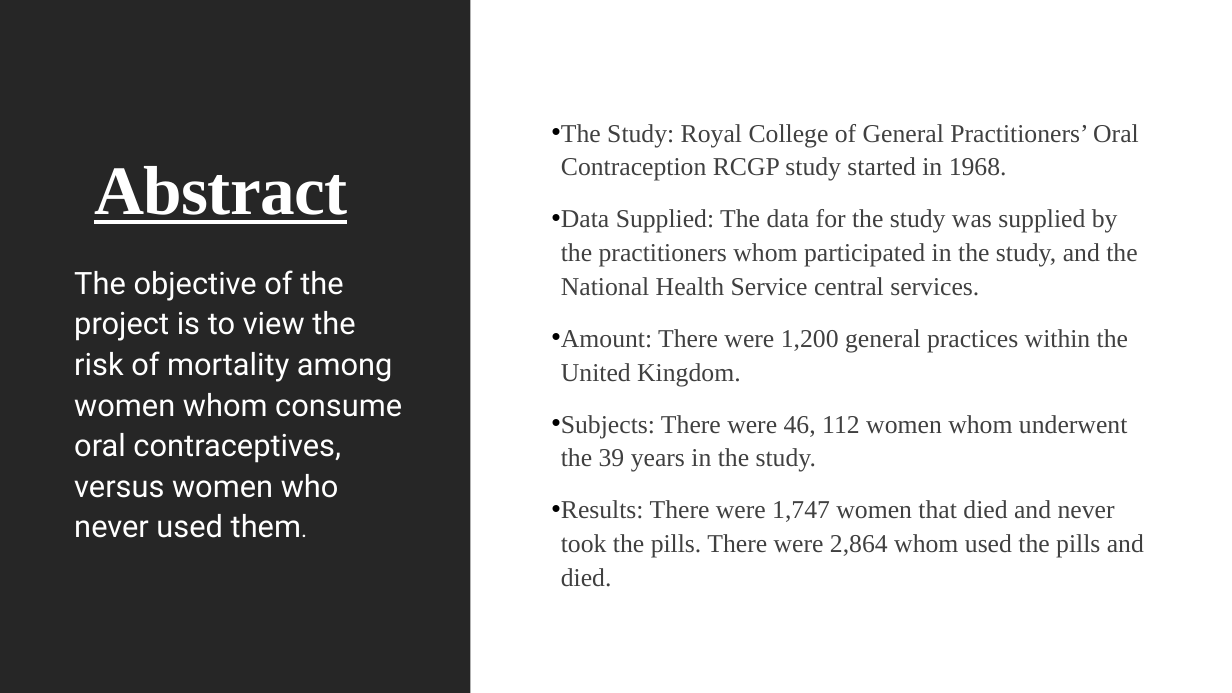
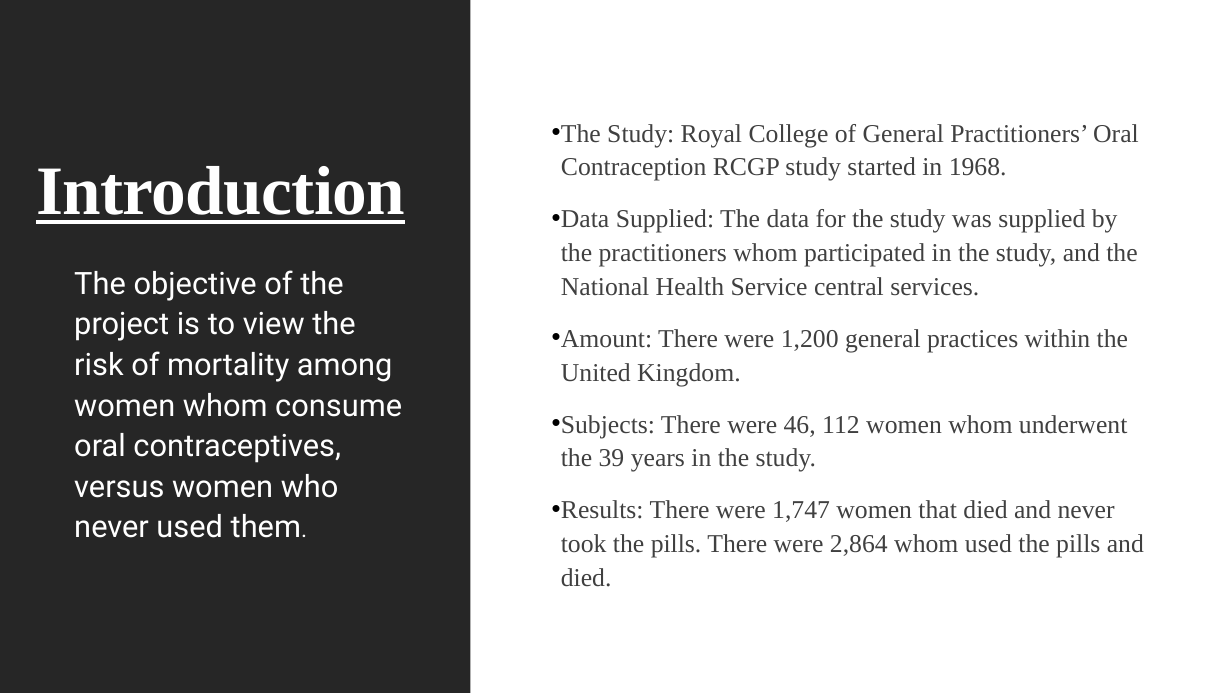
Before and after one commit to Ambitious12019/L.-Ash-Data-Scientist-Portfolio, a slide deck: slide 2 of Ash. LaChandra_DSC530_Final Project.pptx. Drawn at 1232x693 pixels with LibreOffice and Linux fonts; fonts in the diff are those of the drawing. Boxes give left, top, right and bottom in pixels: in the first picture for what was removed or moved away, otherwise in the second. Text is boxed around its words. In the diff, an @@ line names an element or a change of style, - is before the commit and + after.

```diff
--- a/Ash. LaChandra_DSC530_Final Project.pptx
+++ b/Ash. LaChandra_DSC530_Final Project.pptx
@@ title at [36,166,405,224]: text changed @@
-Abstract
+Introduction
```
Also in this commit, not shown: 5 other slides changed, 4 slides added, 1 other file.
